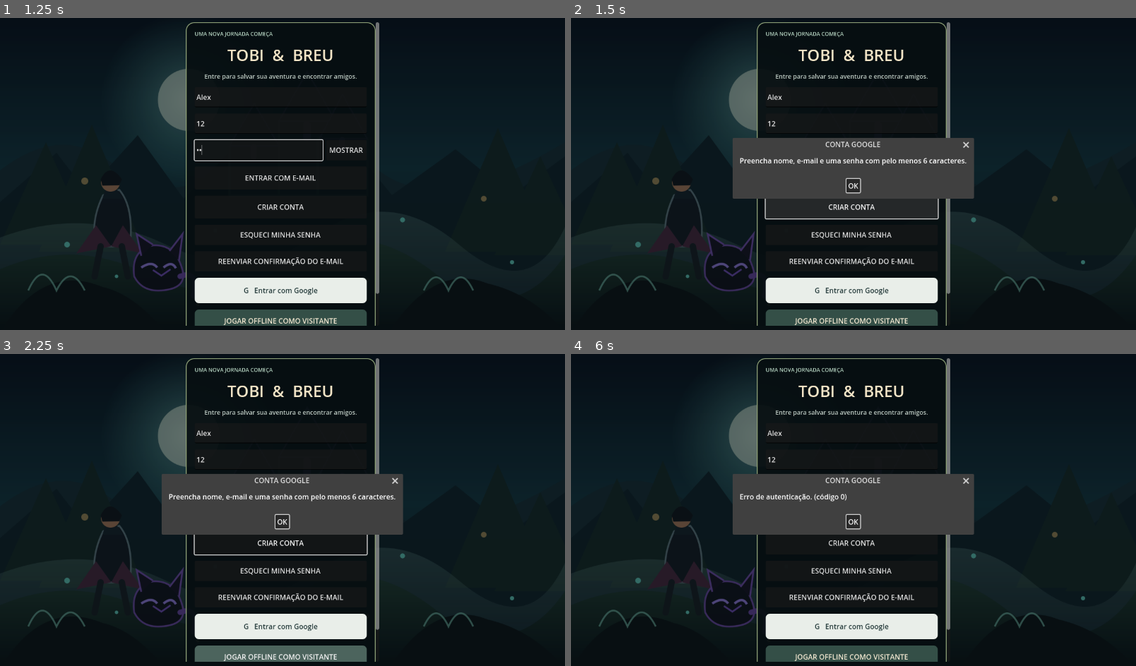
Above: before the commit, frames 1-4 (two rows, left to right).
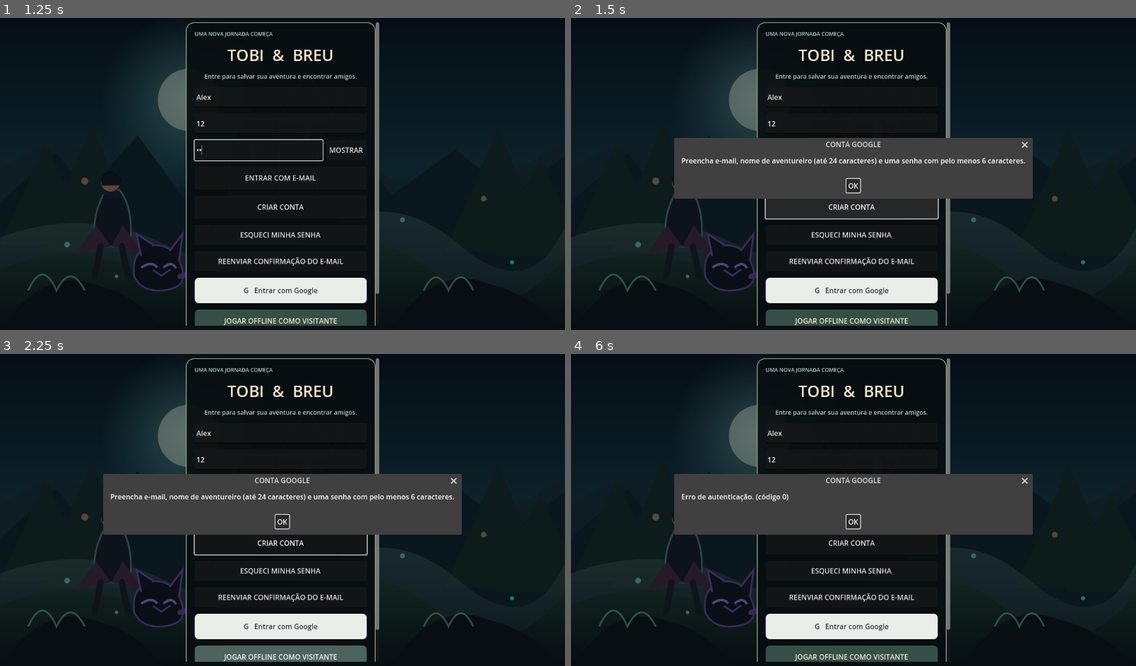
Above: after the commit, the same moments.

Repository: REALMLIFE-design/dark-fantasia-tobi-e-breu-
Game: Godot game, scene res://scenes/login.tscn
Same seed, same stepped clock (60 frames per second), same inputs: the game is played once before the commit and once after it.
Inputs (mouse positions are in pixels of both pictures, inside the frame that each line leads up to):
- Up to frame 1 (1.25 s): click (282, 96) at 0.52 s; type "Alex" at 0.6 s; click (282, 124) at 0.75 s; type "12" at 0.83 s; click (259, 149) at 0.98 s; type "12" at 1.07 s
- Up to frame 2 (1.5 s): click "CRIAR CONTA" at 1.25 s
- Up to frame 3 (2.25 s): click "JOGAR OFFLINE COMO VISITANTE" at 2 s
- Up to frame 4 (6 s): click "JOGAR OFFLINE COMO VISITANTE" at 2.75 s; click "OK" at 3.5 s; click "MOSTRAR" at 4.25 s; click "OCULTAR" at 5 s; click "ENTRAR COM E-MAIL" at 5.75 s

Frame 1 is identical in both runs. In frame 2, 4.5% of the frame differs, in the area x 18-82%, y 38-58%; in frame 3, 4.5%; in frame 4, 4.3%.

Commit message:
Match signup name validation to profile schema

Diff:
--- a/scripts/login_screen.gd
+++ b/scripts/login_screen.gd
@@ -136,8 +136,9 @@
 	_show_auth_result(result)
 
 func _on_email_signup() -> void:
-	if email_input.text.strip_edges().is_empty() or password_input.text.length() < 6 or username_input.text.strip_edges().is_empty():
-		_show_notice("Preencha nome, e-mail e uma senha com pelo menos 6 caracteres.")
+	var clean_username := username_input.text.strip_edges()
+	if email_input.text.strip_edges().is_empty() or password_input.text.length() < 6 or clean_username.is_empty() or clean_username.length() > 24:
+		_show_notice("Preencha e-mail, nome de aventureiro (até 24 caracteres) e uma senha com pelo menos 6 caracteres.")
 		return
 	var result: Dictionary = await SupabaseClient.sign_up(email_input.text, password_input.text, username_input.text)
 	_show_auth_result(result)
